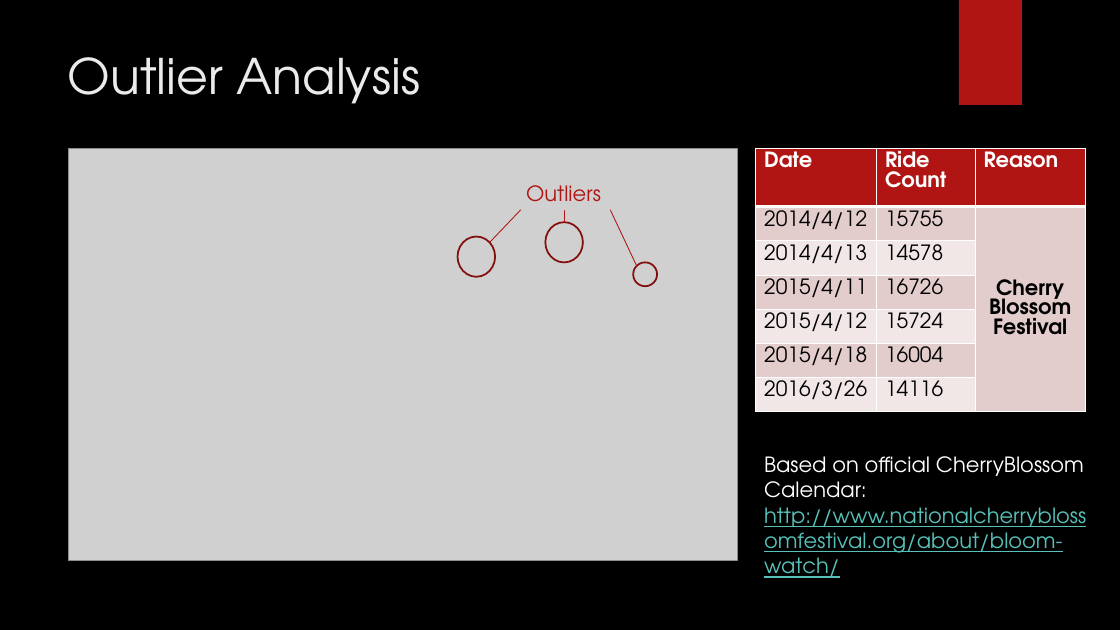
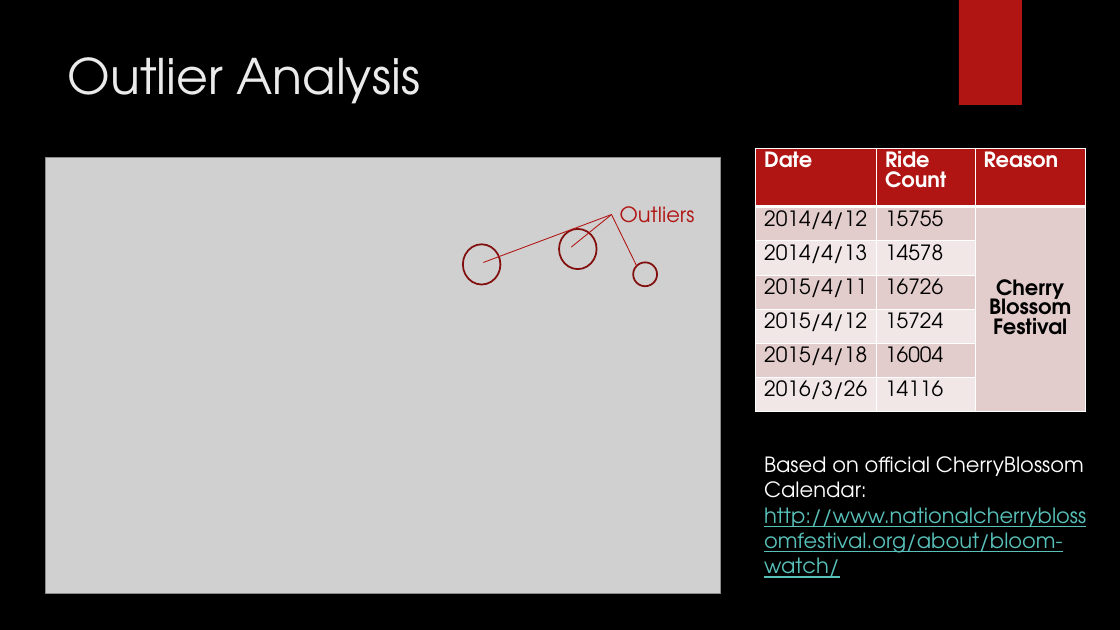
Before and after one commit to AniKarenina/INFM600_Fabulous, a slide deck: slide 8 of INFM600_0201_Fabulous_Presentation/INFM600_0201_Fabulous_Projet_Presentation.pptx. Drawn at 1120x630 pixels with LibreOffice and Linux fonts; fonts in the diff are those of the drawing; grey boxes stand for pictures; background and template pictures are left out. Boxes give left, top, right and bottom in pixels: in the first picture for what was removed or moved away, otherwise in the second. Text is boxed around its words. In the diff, an @@ line names an element or a change of style, - is before the commit and + after.

```diff
--- a/INFM600_0201_Fabulous_Presentation/INFM600_0201_Fabulous_Projet_Presentation.pptx
+++ b/INFM600_0201_Fabulous_Presentation/INFM600_0201_Fabulous_Projet_Presentation.pptx
@@ picture resized from (x1=69, y1=148, x2=738, y2=560) to (x1=46, y1=158, x2=721, y2=594) @@
@@ text "Outliers" moved from (x1=526, y1=185, x2=601, y2=211) to (x1=620, y1=206, x2=695, y2=232) @@
@@ line moved from (490, 243) - (521, 210) to (484, 262) - (612, 214) @@
@@ ellipse moved from (x1=545, y1=222, x2=583, y2=262) to (x1=560, y1=229, x2=597, y2=269) @@
@@ line moved from (565, 211) - (565, 222) to (612, 214) - (571, 247) @@
@@ line moved from (637, 266) - (611, 210) to (637, 266) - (612, 214) @@
@@ ellipse moved from (x1=458, y1=237, x2=496, y2=277) to (x1=463, y1=245, x2=501, y2=285) @@
```
Also in this commit, not shown: 1 slide added, 11 other files.
